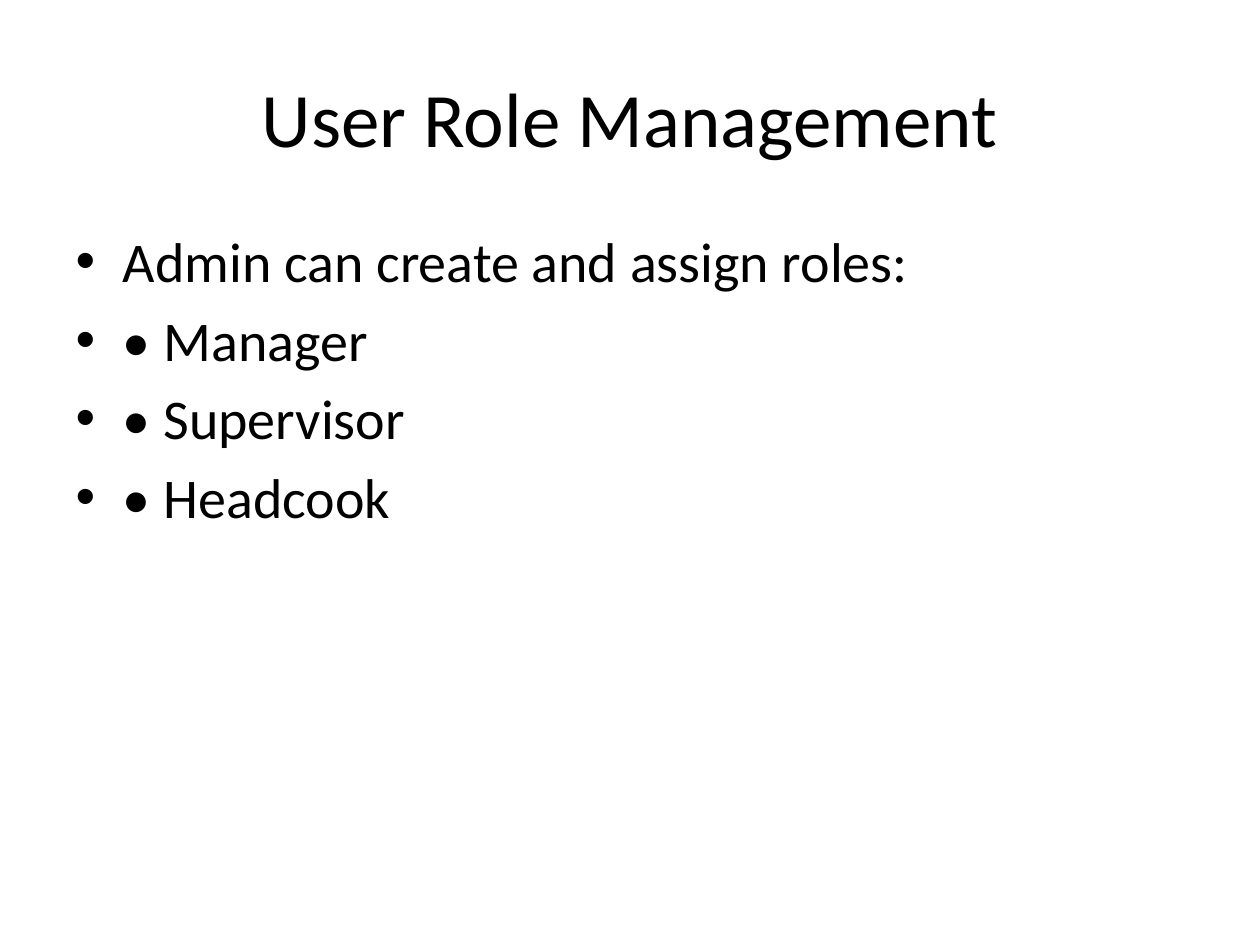
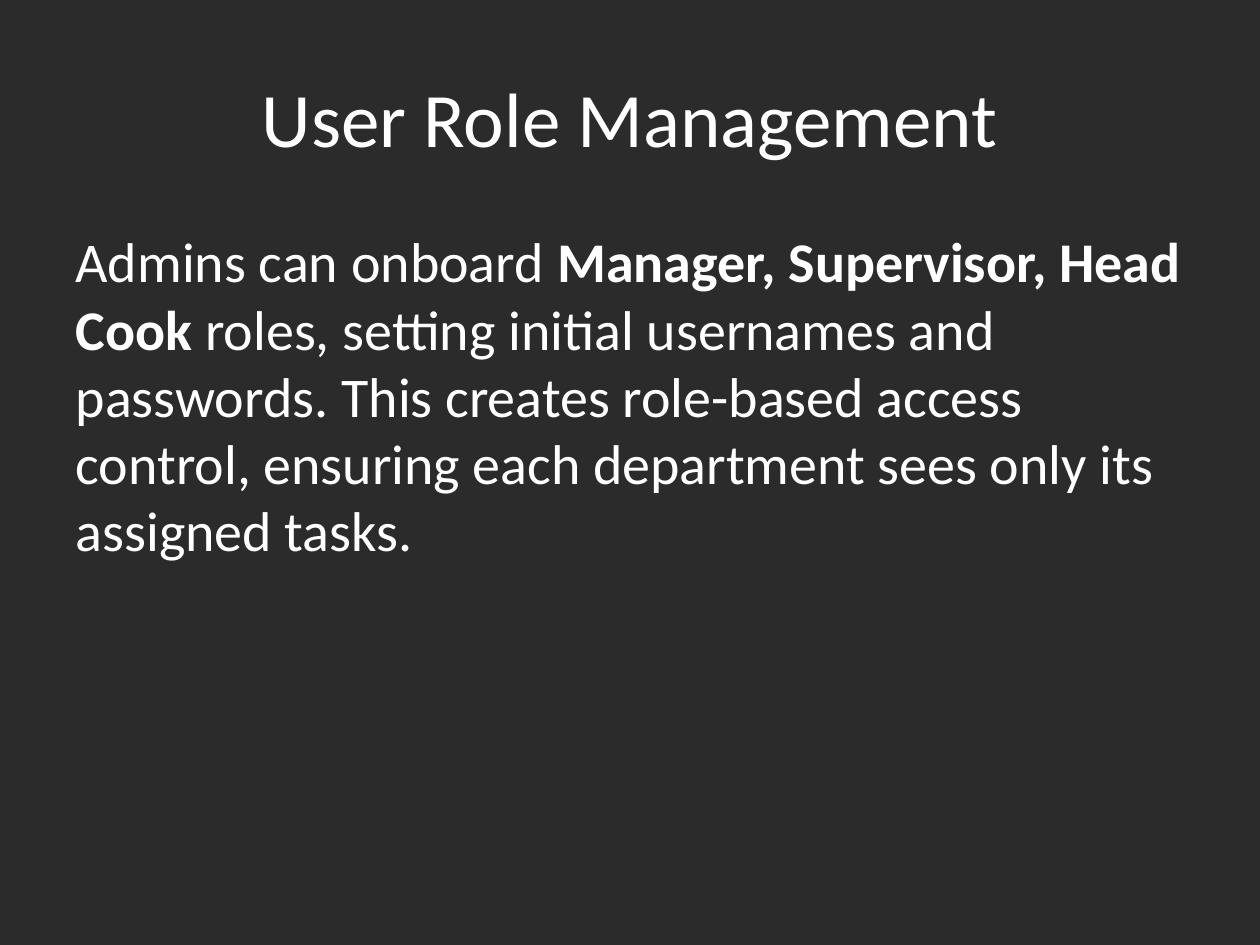
Before and after one commit to Debadrita-rgb/Cruise-Management, a slide deck: slide 23 of presentation/Aurelia_Cruise_Project_Presentation.pptx (slide 6 before the commit). Drawn at 1260x945 pixels with LibreOffice and Linux fonts; fonts in the diff are those of the drawing; background and template pictures are left out; a plain dark background stands for a picture behind light text. Boxes give left, top, right and bottom in pixels: in the first picture for what was removed or moved away, otherwise in the second. Text is boxed around its words. In the diff, an @@ line names an element or a change of style, - is before the commit and + after.

Commit message:
add slider from admin and user

```diff
--- a/presentation/Aurelia_Cruise_Project_Presentation.pptx
+++ b/presentation/Aurelia_Cruise_Project_Presentation.pptx
@@ background #FFFFFF to picture (left out) @@
@@ title "User Role Management" at (262, 93, 997, 161): text colour #000000 to #FFFFFF @@
@@ text at (76, 242, 1180, 561): text changed; text colour #000000 to #FFFFFF @@
-• Admin can create and assign roles:
-• • Manager
-• • Supervisor
-• • Headcook
+Admins can onboard Manager, Supervisor, Head Cook roles, setting initial usernames and passwords. This creates role-based access control, ensuring each department sees only its assigned tasks.
```
Also in this commit, not shown: 23 other slides changed, 11 slides added, 1 slide removed, 30 other files.
